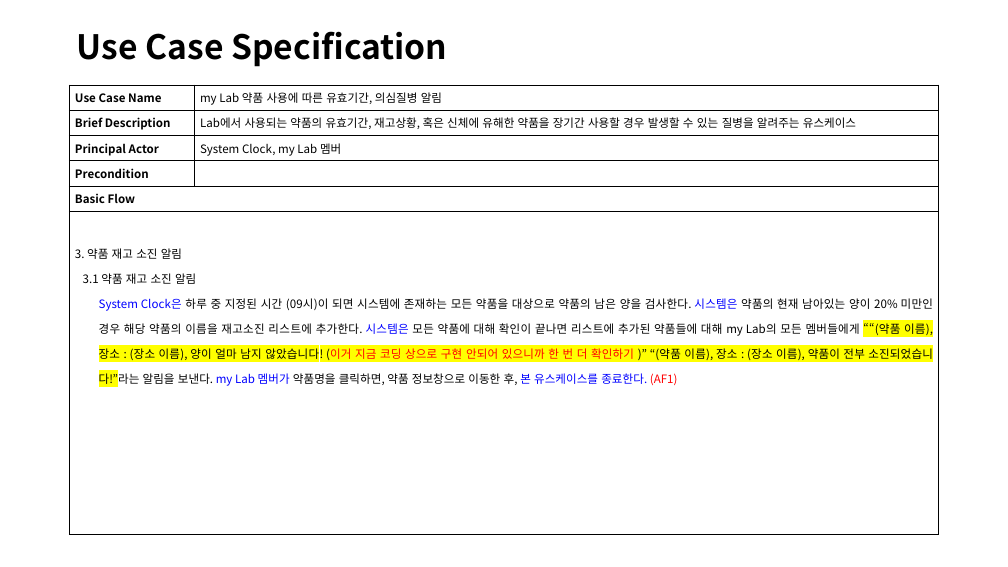
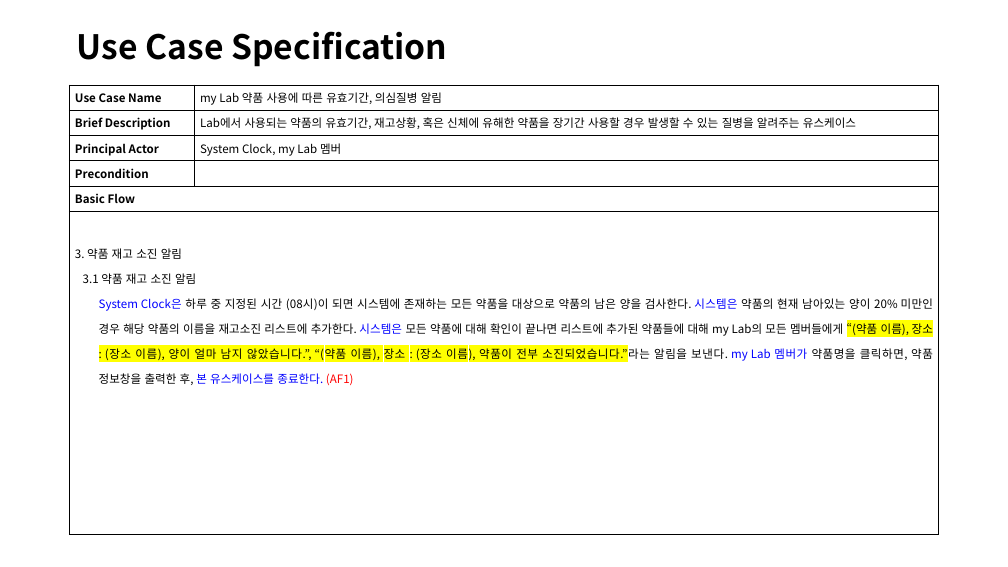
Before and after one commit to jisukim97/ChemicalManagementApplication, a slide deck: slide 23 of Document/4_수정중/SRS/191208 UC Spec - 1번, 2번, 3번, 4번.pptx. Drawn at 1008x567 pixels with LibreOffice and Linux fonts; fonts in the diff are those of the drawing. Boxes give left, top, right and bottom in pixels: in the first picture for what was removed or moved away, otherwise in the second. Text is boxed around its words. In the diff, an @@ line names an element or a change of style, - is before the commit and + after.

```diff
--- a/Document/4_수정중/SRS/191208 UC Spec - 1번, 2번, 3번, 4번.pptx
+++ b/Document/4_수정중/SRS/191208 UC Spec - 1번, 2번, 3번, 4번.pptx
@@ table at bbox=[70, 85, 939, 535] @@
-row 6, column 1: 3. 약품 재고 소진 알림 / 3.1 약품 재고 소진 알림 / System Clock은 하루 중 지정된 시간 (09시)이 되면 시스템에 존재하는 모든 약품을 대상으로 약품의 남은 양을 검사한다. 시스템은 약품의 현재 남아있는 양이 20% 미만인 경우 해당 약품의 이름을 재고소진 리스트에 추가한다. 시스템은 모든 약품에 대해 확인이 끝나면 리스트에 추가된 약품들에 대해 my Lab의 모든 멤버들에게 ““(약품 이름), 장소 : (장소 이름), 양이 얼마 남지 않았습니다! (이거 지금 코딩 상으로 구현 안되어 있으니까 한 번 더 확인하기 )” “(약품 이름), 장소 : (장소 이름), 약품이 전부 소진되었습니다!”라는 알림을 보낸다. my Lab 멤버가 약품명을 클릭하면, 약품 정보창으로 이동한 후, 본 유스케이스를 종료한다. (AF1)
+row 6, column 1: 3. 약품 재고 소진 알림 / 3.1 약품 재고 소진 알림 / System Clock은 하루 중 지정된 시간 (08시)이 되면 시스템에 존재하는 모든 약품을 대상으로 약품의 남은 양을 검사한다. 시스템은 약품의 현재 남아있는 양이 20% 미만인 경우 해당 약품의 이름을 재고소진 리스트에 추가한다. 시스템은 모든 약품에 대해 확인이 끝나면 리스트에 추가된 약품들에 대해 my Lab의 모든 멤버들에게 “(약품 이름), 장소 : (장소 이름), 양이 얼마 남지 않았습니다.”, “(약품 이름), 장소 : (장소 이름), 약품이 전부 소진되었습니다.”라는 알림을 보낸다. my Lab 멤버가 약품명을 클릭하면, 약품 정보창을 출력한 후, 본 유스케이스를 종료한다. (AF1)
```
Also in this commit, not shown: 12 other slides changed, 2 other files.
